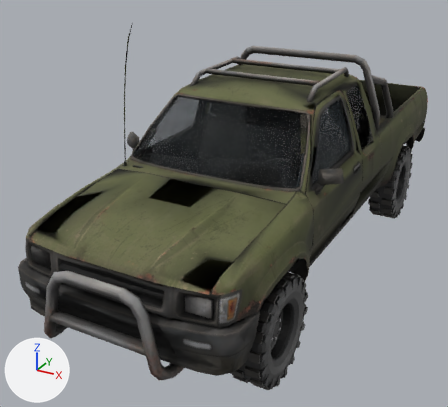
A saved change to the glTF model game/src/assets/models/vehicles/pickup_truck.lod0.glb.
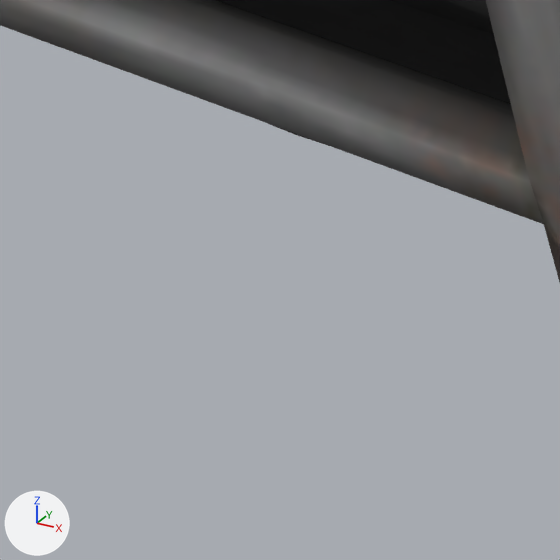
Each version is shown whole from a 50 mm lens placed at (0.56, -5.45, 3.28), pointed at (-2.3, -0.24, 0.68), then close up on the part from 16% to 33% of the width and 80% to 99% of the height. The lights are fixed; the arrows at lower left show +X, +Y and +Z. The older version's two pictures come first.

The first close-up shows 'pickup body_vehicle_0'.
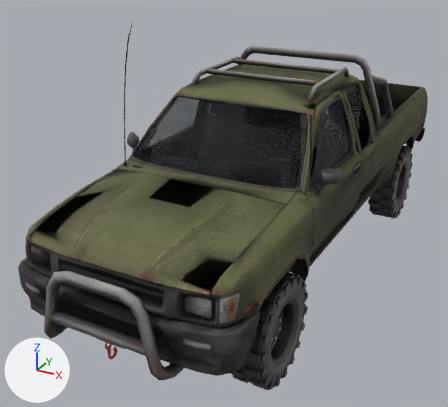
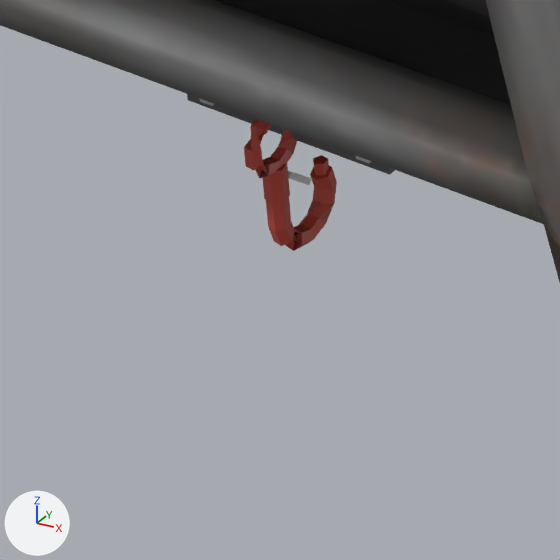
What differs and where, as boxes (x1, y1, x2, y2) in the close-ups (560 x 560 px):
```json
{"object": "hook_F", "change": "added", "after": [244, 119, 337, 251], "on screen": "red"}
{"object": "tow_mount_F", "change": "added", "after": [187, 94, 395, 175], "on screen": "mostly hidden"}
```

Edits to the scene script, one JSON object a line:
```json
{"op": "add", "block": "me_tow_mount_f", "code": ["me_tow_mount_f = bpy.data.meshes.new('tow_mount_F')", "me_tow_mount_f.from_pydata(...)  # a box spanning x -2.074..-1.821, y -2.59..-2.561, z 0.545..0.636; a box spanning x -2.022..-1.873, y -2.593..-2.589, z 0.578..0.603; a box spanning x -2.053..-2.037, y -2.595..-2.589, z 0.554..0.57; a box spanning x -2.053..-2.037, y -2.595..-2.589, z 0.611..0.627; a box spanning x -1.858..-1.842, y -2.595..-2.589, z 0.554..0.57; a box spanning x -1.858..-1.842, y -2.595..-2.589, z 0.611..0.627", "me_tow_mount_f.materials.append(mat_wheel_hw)"]}
{"op": "add", "block": "me_hook_f", "code": ["me_hook_f = bpy.data.meshes.new('hook_F')", "me_hook_f.from_pydata(...)  # 134 vertices, 252 faces; spans x -1.96..-1.935, y -2.649..-2.528, z 0.407..0.595", "me_hook_f.materials.append(mat_wheel_hw)"]}
{"op": "add", "block": "ob_tow_mount_f", "code": ["ob_tow_mount_f = bpy.data.objects.new('tow_mount_F', me_tow_mount_f)", "ob_tow_mount_f.location = (0.0, 0.0, 0.0)"]}
{"op": "add", "block": "ob_hook_f", "code": ["ob_hook_f = bpy.data.objects.new('hook_F', me_hook_f)", "ob_hook_f.location = (0.0, 0.0, 0.0)"]}
```
